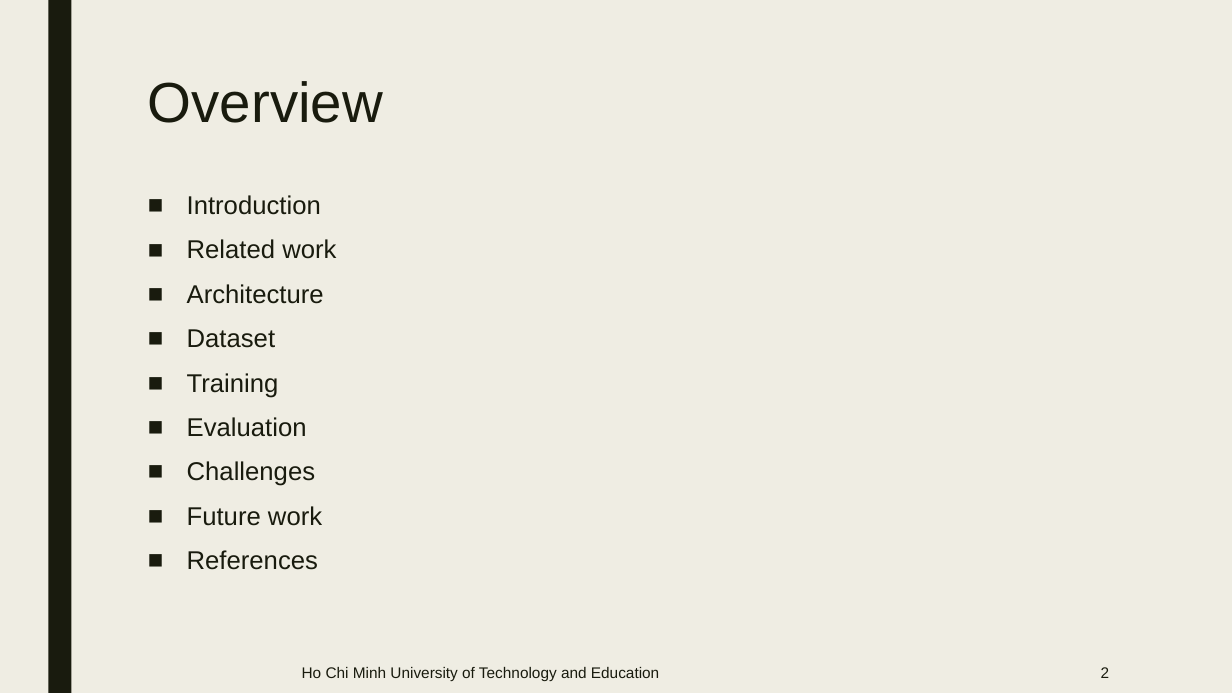
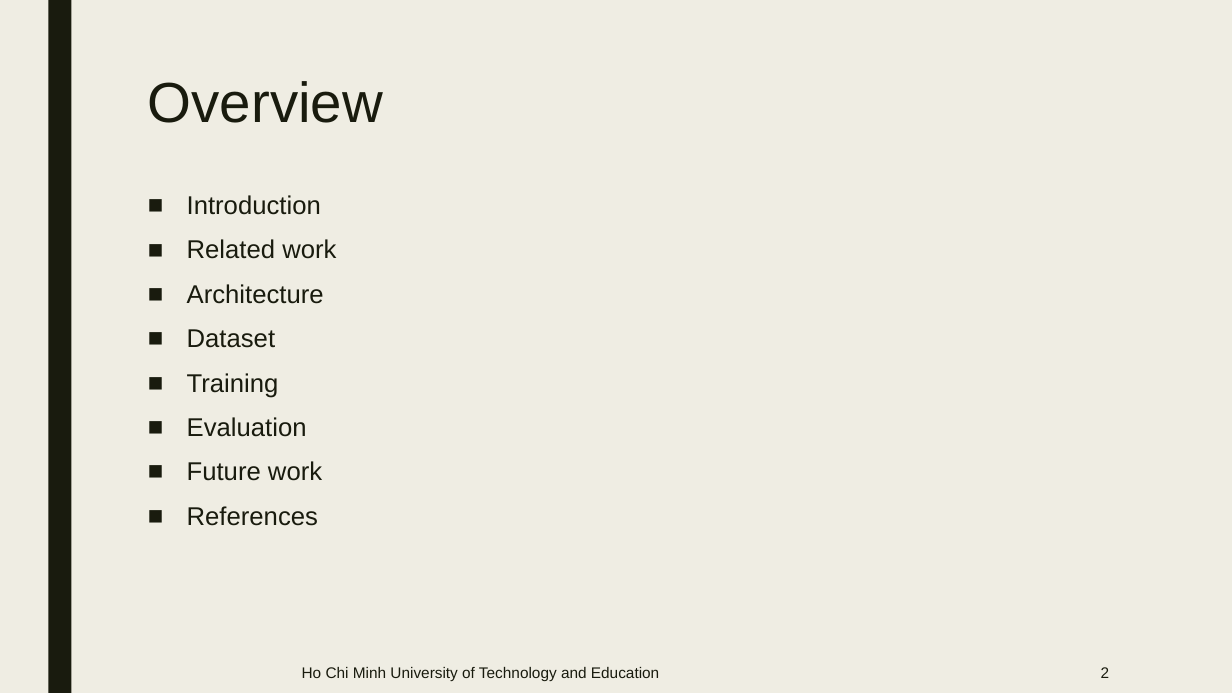
Before and after one commit to lyonguyen8697/image-description, a slide deck: slide 2 of presentation.pptx. Drawn at 1232x693 pixels with LibreOffice and Linux fonts; fonts in the diff are those of the drawing. Boxes give left, top, right and bottom in pixels: in the first picture for what was removed or moved away, otherwise in the second. Text is boxed around its words. In the diff, an @@ line names an element or a change of style, - is before the commit and + after.

```diff
--- a/presentation.pptx
+++ b/presentation.pptx
@@ text at [187, 461, 315, 486]: paragraph removed @@
-■ Challenges
```
Also in this commit, not shown: 5 other slides changed, 1 slide added.
